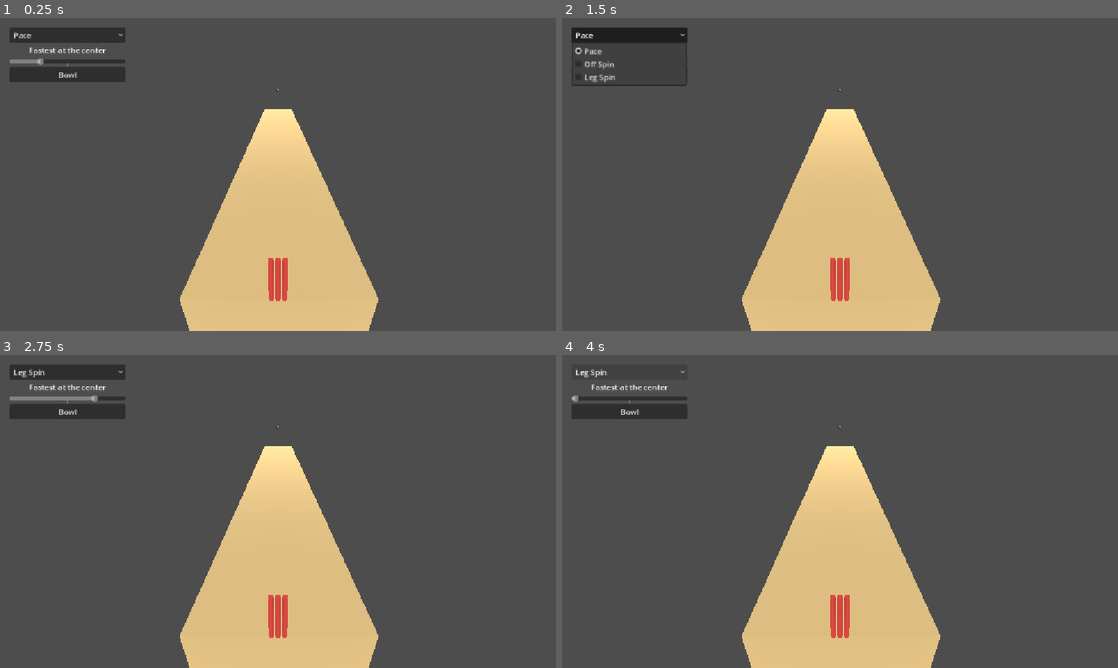
Above: before the commit, frames 1-4 (two rows, left to right).
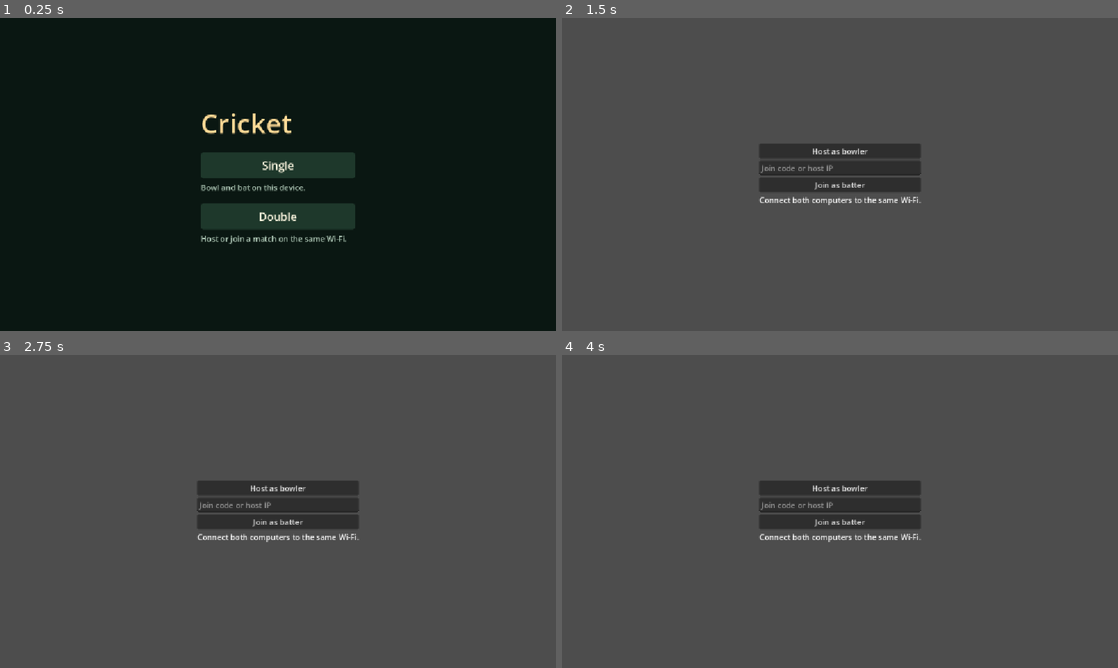
Above: after the commit, the same moments.

Repository: aranmahadevan108-prog/Real-Work-Haven
Game: Godot game, scene res://main_menu.tscn
Same seed, same stepped clock (60 frames per second), same inputs: the game is played once before the commit and once after it. Before the commit the project starts from res://Cricket Batting Experience.tscn.
Inputs (mouse positions are in pixels of both pictures, inside the frame that each line leads up to):
- Up to frame 1 (0.25 s): no input
- Up to frame 2 (1.5 s): click (840, 215) at 0.5 s, where only the run after the commit has a clickable "Double"; click (628, 33) at 1.25 s, where only the run before the commit has a clickable "Pace"
- Up to frame 3 (2.75 s): click (66, 411) at 2 s, where only the run before the commit has a clickable "Bowl"
- Up to frame 4 (4 s): click (628, 370) at 2.75 s, where only the run before the commit has a clickable "Leg Spin"; click (628, 370) at 3.5 s, where only the run before the commit has a clickable "Leg Spin"

The runs differ from the first frame. In frame 1, 100% of the frame differs, in the area x 0-100%, y 0-100%; in frame 2, 19%; in frame 3, 20%; in frame 4, 19%.

Commit message:
Main screen

Diff:
--- a/cricket_batting_experience.gd
+++ b/cricket_batting_experience.gd
@@ -52,6 +52,13 @@
 	bowl_button.focus_mode = Control.FOCUS_NONE
 	bowl_button.pressed.connect(_bowl)
 	controls.add_child(bowl_button)
+
+	if local_swing:
+		var swing_button := Button.new()
+		swing_button.text = "Swing (Space)"
+		swing_button.focus_mode = Control.FOCUS_NONE
+		swing_button.pressed.connect(swing)
+		controls.add_child(swing_button)
 
 func _bowl() -> void:
 	var timing := 1.0 - absf(meter.value * 2.0 - 1.0)
--- /dev/null
+++ b/main_menu.gd
@@ -0,0 +1,7 @@
+extends Control
+
+func _play_single() -> void:
+	get_tree().change_scene_to_file("res://Cricket Batting Experience.tscn")
+
+func _play_double() -> void:
+	get_tree().change_scene_to_file("res://lan_lobby.tscn")
--- /dev/null
+++ b/main_menu.tscn
@@ -0,0 +1,94 @@
+[gd_scene load_steps=5 format=3]
+
+[ext_resource type="Script" path="res://main_menu.gd" id="1"]
+
+[sub_resource type="StyleBoxFlat" id="ButtonNormal"]
+bg_color = Color(0.12, 0.22, 0.17, 1)
+corner_radius_top_left = 6
+corner_radius_top_right = 6
+corner_radius_bottom_left = 6
+corner_radius_bottom_right = 6
+
+[sub_resource type="StyleBoxFlat" id="ButtonHover"]
+bg_color = Color(0.19, 0.32, 0.24, 1)
+corner_radius_top_left = 6
+corner_radius_top_right = 6
+corner_radius_bottom_left = 6
+corner_radius_bottom_right = 6
+
+[sub_resource type="Theme" id="MenuTheme"]
+Button/colors/font_color = Color(0.98, 0.96, 0.87, 1)
+Button/colors/font_hover_color = Color(1, 1, 1, 1)
+Button/font_sizes/font_size = 23
+Button/styles/normal = SubResource("ButtonNormal")
+Button/styles/hover = SubResource("ButtonHover")
+
+[node name="MainMenu" type="Control"]
+layout_mode = 3
+anchors_preset = 15
+anchor_right = 1.0
+anchor_bottom = 1.0
+grow_horizontal = 2
+grow_vertical = 2
+theme = SubResource("MenuTheme")
+script = ExtResource("1")
+
+[node name="Background" type="ColorRect" parent="."]
+layout_mode = 1
+anchors_preset = 15
+anchor_right = 1.0
+anchor_bottom = 1.0
+grow_horizontal = 2
+grow_vertical = 2
+mouse_filter = 2
+color = Color(0.04, 0.09, 0.07, 1)
+
+[node name="Center" type="CenterContainer" parent="."]
+layout_mode = 1
+anchors_preset = 15
+anchor_right = 1.0
+anchor_bottom = 1.0
+grow_horizontal = 2
+grow_vertical = 2
+
+[node name="Modes" type="VBoxContainer" parent="Center"]
+custom_minimum_size = Vector2(320, 0)
+layout_mode = 2
+theme_override_constants/separation = 22
+
+[node name="Title" type="Label" parent="Center/Modes"]
+layout_mode = 2
+theme_override_colors/font_color = Color(1, 0.86, 0.59, 1)
+theme_override_font_sizes/font_size = 56
+text = "Cricket"
+
+[node name="SingleMode" type="VBoxContainer" parent="Center/Modes"]
+layout_mode = 2
+theme_override_constants/separation = 7
+
+[node name="Single" type="Button" parent="Center/Modes/SingleMode"]
+custom_minimum_size = Vector2(0, 54)
+layout_mode = 2
+text = "Single"
+
+[node name="Description" type="Label" parent="Center/Modes/SingleMode"]
+layout_mode = 2
+theme_override_colors/font_color = Color(0.72, 0.82, 0.75, 1)
+text = "Bowl and bat on this device."
+
+[node name="DoubleMode" type="VBoxContainer" parent="Center/Modes"]
+layout_mode = 2
+theme_override_constants/separation = 7
+
+[node name="Double" type="Button" parent="Center/Modes/DoubleMode"]
+custom_minimum_size = Vector2(0, 54)
+layout_mode = 2
+text = "Double"
+
+[node name="Description" type="Label" parent="Center/Modes/DoubleMode"]
+layout_mode = 2
+theme_override_colors/font_color = Color(0.72, 0.82, 0.75, 1)
+text = "Host or join a match on the same Wi-Fi."
+
+[connection signal="pressed" from="Center/Modes/SingleMode/Single" to="." method="_play_single"]
+[connection signal="pressed" from="Center/Modes/DoubleMode/Double" to="." method="_play_double"]
--- a/project.godot
+++ b/project.godot
@@ -11,7 +11,7 @@
 [application]
 
 config/name="Test game"
-run/main_scene="uid://4nrdaam8uuax"
+run/main_scene="res://main_menu.tscn"
 config/features=PackedStringArray("4.7", "Forward Plus")
 config/icon="res://icon.svg"
 
@@ -24,7 +24,7 @@
 
 swing={
 "deadzone": 0.2,
-"events": [Object(InputEventKey,"resource_local_to_scene":false,"resource_name":"","device":16,"window_id":0,"alt_pressed":false,"shif …(175 unchanged characters)…
+"events": [Object(InputEventKey,"resource_local_to_scene":false,"resource_name":"","device":-1,"window_id":0,"alt_pressed":false,"shif …(175 unchanged characters)…
 ]
 }
 
Not shown, added: main_menu.gd.uid
